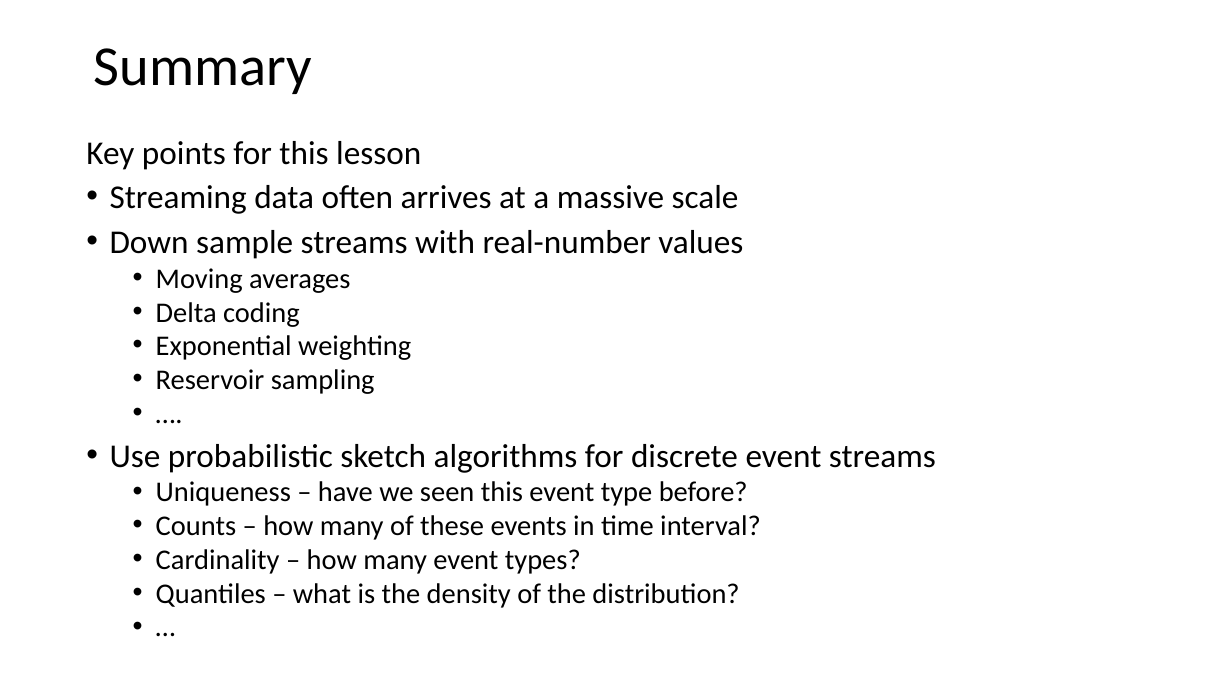
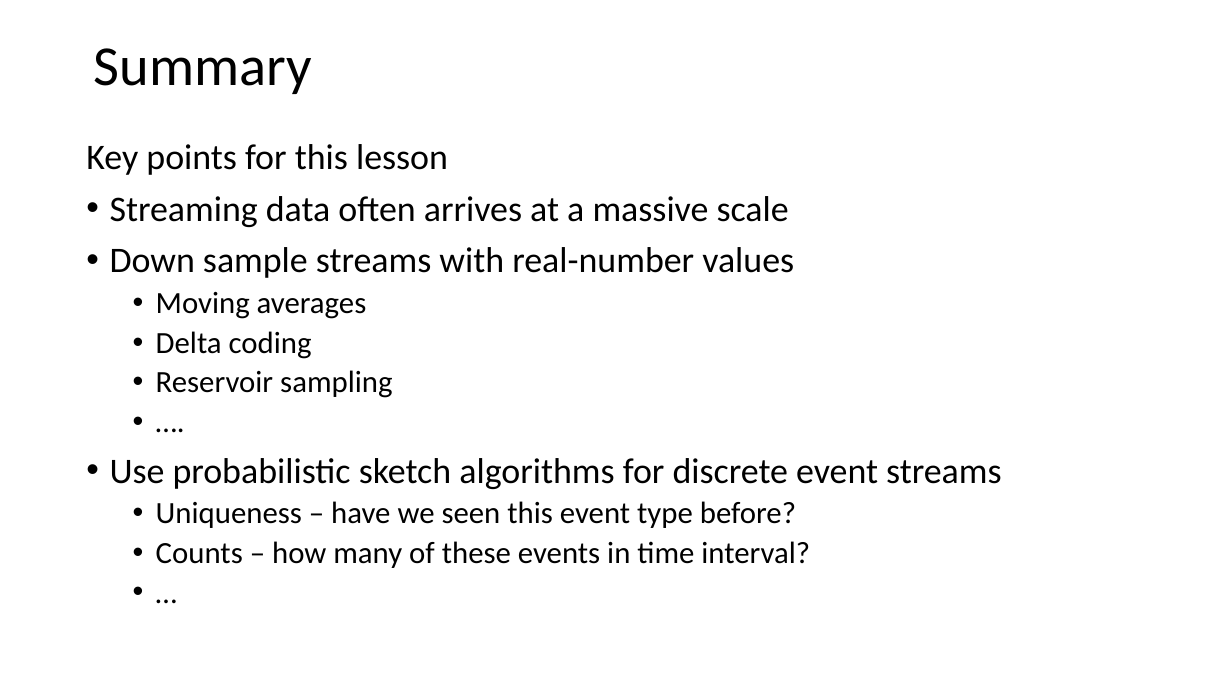
Before and after one commit to jonahneu/CSCI-E-108, a slide deck: slide 83 of slides/3_OnlineAnalytics_Part1.pptx (slide 82 before the commit). Drawn at 1232x693 pixels with LibreOffice and Linux fonts; fonts in the diff are those of the drawing. Boxes give left, top, right and bottom in pixels: in the first picture for what was removed or moved away, otherwise in the second. Text is boxed around its words. In the diff, an @@ line names an element or a change of style, - is before the commit and + after.

```diff
--- a/slides/3_OnlineAnalytics_Part1.pptx
+++ b/slides/3_OnlineAnalytics_Part1.pptx
@@ text "Key points for this lesson" at box(86, 144, 1001, 568): size 25.9 to 28 pt in "Key points for this lesson", "Streaming data often arrives at a massive ...", "Down sample streams with real-number values", "Use probabilistic sketch algorithms for discrete event ..."; size 22.2 to 24 pt in "Moving averages", "Delta coding", "Reservoir sampling", "…." and 3 more places; line spacing 0.8 to 0.9 @@
@@ text at box(156, 335, 411, 360): paragraph removed @@
-  • Exponential weighting
@@ text at box(156, 549, 739, 608): paragraphs removed @@
-  • Cardinality – how many event types?
-  • Quantiles – what is the density of the distribution?
```
Also in this commit, not shown: 7 other slides changed, 1 slide added.
